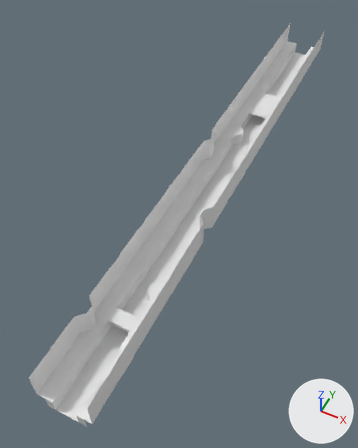
The FBX model Assets/Environment/DryBridge.fbx as it was, and as the next commit left it.
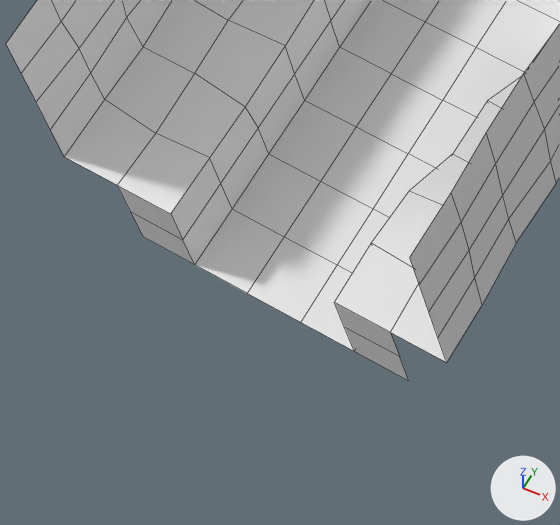
Each version is shown whole from a camera (50 mm lens) standing at (19.7, -17.7, 53.5) and looking at (-3.0, 27.7, -3.2), then close up on the part from 8% to 30% of the width and 83% to 100% of the height. Lighting does not change. The marker at lower right points along +X, +Y and +Z. The close-ups show mesh edges as thin lines. Where no turn or scale is listed for an object, it has been applied to the vertices.

The older version as bpy lines, for what is in view:
```python
me_plane_011 = bpy.data.meshes.new('Plane.011')
me_plane_011.from_pydata(...)  # 1760 vertices, 1674 faces; spans x -3.6..3.6, y -5.0..79.0, z -0.1..6.1
me_plane_011.materials.append(mat_floor)  # white #e7e7e7
ob_drybridge = bpy.data.objects.new('DryBridge', me_plane_011)
ob_drybridge.location = (0.0, 0.0, 0.0)
```
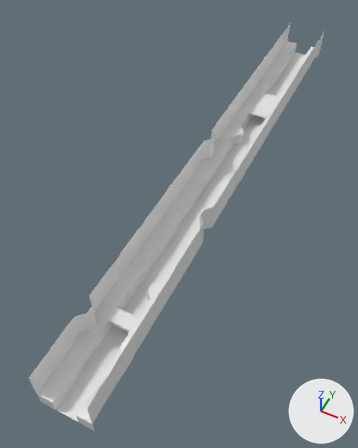
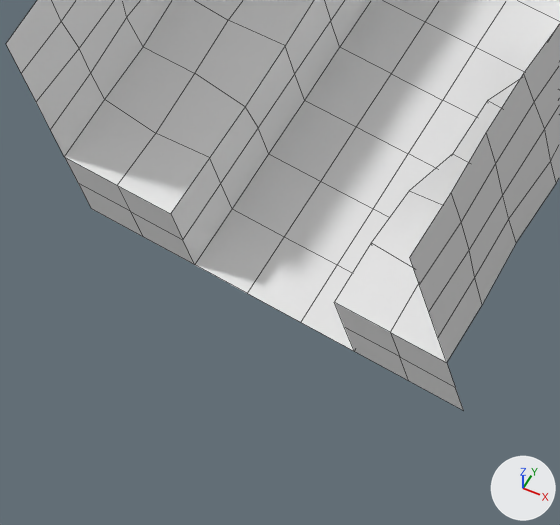
Where the change shows, as pixel boxes [x1, y1, x2, y2] in the close-ups (560 x 525 px):
```json
{"object": "DryBridge", "change": "reshaped", "before": [6, 0, 560, 381], "after": [6, 0, 560, 410]}
{"part": 1, "of": "me_plane_011", "change": "built on", "before": [443, 0, 560, 117], "after": [65, 0, 560, 410]}
```

Scene script edits in JSON lines:
```json
{"block": "me_plane_011", "where": "# used by ob_drybridge; location = (0.0, 0.0, 0.0)"}
{"op": "remove", "block": "me_plane_011", "code": "me_plane_011.from_pydata(...)  # 1760 vertices, 1674 faces; spans x -3.6..3.6, y -5.0..79.0, z -0.1..6.1"}
{"op": "add", "block": "me_plane_011", "code": "me_plane_011.from_pydata(...)  # 1772 vertices, 1688 faces; spans x -3.6..3.6, y -5.0..79.0, z -0.1..6.1"}
{"block": "me_plane_011", "change": "me_plane_011 part 1"}
{"block": "me_plane_011", "change": "6 faces are deleted"}
{"block": "me_plane_011", "change": "1 vertex moves from x 1.4, y 0.0, z -0.1 to x 1.5, y 0.0, z 0.0"}
{"block": "me_plane_011", "change": "5 vertices are added at (-3.5, 79.0, 0.0), (-3.5, 79.0, 1.0), (-3.5, -5.0, 1.0), (-3.5, -5.0, 0.0), (1.6, 13.0, 2.0)"}
{"block": "me_plane_011", "change": "7 new vertices lie (1.0, 0.0, 0.0) away from vertices in x -2.5..2.5, y -5.0..79.0, z 0.0..2.0"}
{"block": "me_plane_011", "change": "20 new faces join them"}
```
